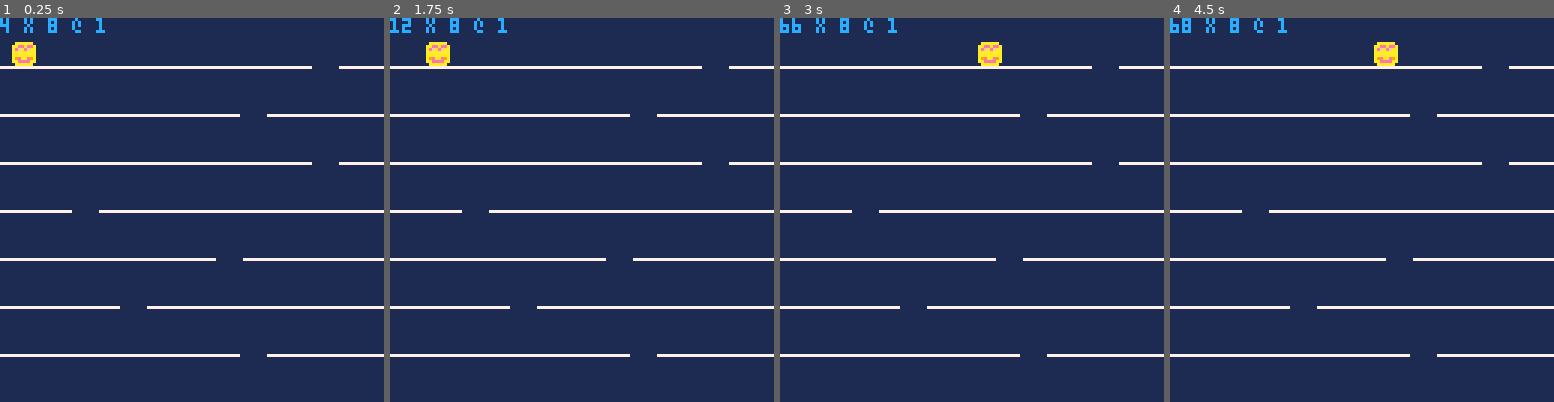
Above: before the commit, frames 1-4 (left to right).
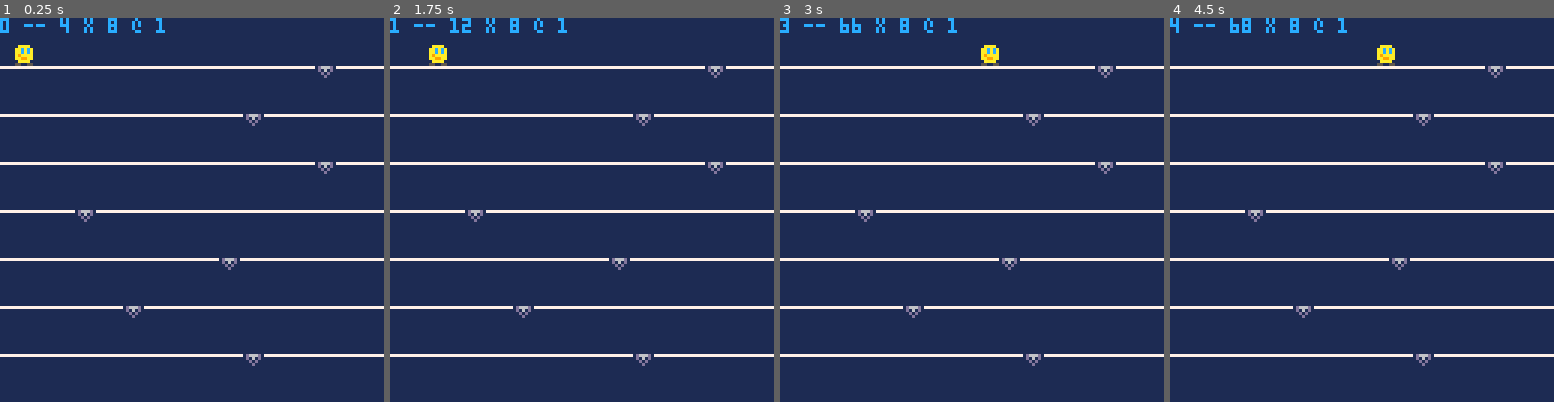
Above: after the commit, the same moments.

Repository: broquaint/pico8-carts
Game: PICO-8 cartridge firstone.p8
Same seed, same stepped clock (60 frames per second), same inputs: the game is played once before the commit and once after it.
Inputs:
- Up to frame 1 (0.25 s): no input
- Up to frame 2 (1.75 s): hold Right from 1.6 s (still down)
- Up to frame 3 (3 s): release Right at 2.1 s; hold Up 2.15-2.42 s; hold Right from 2.47 s (still down)
- Up to frame 4 (4.5 s): release Right at 3.03 s; hold Left 3.08-3.58 s; hold Right from 4.02 s (still down)

The runs differ from the first frame. In frame 1, 1.4% of the frame differs, in the area x 0-89%, y 0-91%; in frame 2, 1.5%; in frame 3, 1.4%; in frame 4, 1.5%.

Commit message:
A little more polish
Falling sound effect, sprite for gaps, sprite for the direction
faced. Still no game.

Diff:
--- a/firstone.p8
+++ b/firstone.p8
@@ -9,7 +9,9 @@
 level = 1
 jumping = false
 falling = false
+facing = 4
 dy = 0
+begin = t()
 
 function jump()
    if(dy > 0) then
@@ -46,13 +48,19 @@
 end
 
 function _update()
-   if (btn(0) and x >= 1) then x=x-2 end
-   if (btn(1) and x <= 118) then x=x+2 end
+   if (btn(0) and x >= 1) then
+      x -= 2
+      facing = 3
+   end
+   if (btn(1) and x <= 118) then
+      x += 2
+      facing = 4
+   end
 
-   if (btn(2) and y % 8 == 0) then
+   if (not falling and btn(2) and y % 8 == 0) then
       jumping = true
       dy = 0.5
---      sfx(0)
+      sfx(0)
    end
 
    local curgap = gapset[level] or {-1,-1}
@@ -60,8 +68,8 @@
       falling = true
       dy = 0.5
       level += 1
+      sfx(1)
    end
-
 
    if (jumping and not falling) then
       jump()
@@ -78,11 +86,12 @@
       local liney = iy * 16
       line(0, liney, 128, liney, 7)
       local gap=gapset[iy]
-      line(gap[1], liney, gap[2], liney, 1)
+      line(gap[1], liney, gap[2] - 1, liney, 1)
+      spr(2, gap[1], liney)
    end
 
-   spr(1, x, y)
-   print(x .. " x " .. y .. " @ " .. level, 0, 0, 12)
+   spr(facing, x, y)
+   print(flr(t() - begin) .. " -- " .. x .. " x " .. y .. " @ " .. level, 0, 0, 12)
 end
 
 gapset={}
@@ -99,13 +108,14 @@
 end
 
 __gfx__
-000000001aaaaaa10000000000000000000000000000000000000000000000000000000000000000000000000000000000000000000000000000000000000000
-00000000aaeeaeea0000000000000000000000000000000000000000000000000000000000000000000000000000000000000000000000000000000000000000
-00700700aefaefaa0000000000000000000000000000000000000000000000000000000000000000000000000000000000000000000000000000000000000000
-00077000aaaaaaaa0000000000000000000000000000000000000000000000000000000000000000000000000000000000000000000000000000000000000000
-00077000aaaaaaaa0000000000000000000000000000000000000000000000000000000000000000000000000000000000000000000000000000000000000000
-00700700a9eaae9a0000000000000000000000000000000000000000000000000000000000000000000000000000000000000000000000000000000000000000
-00000000aaeeeeaa0000000000000000000000000000000000000000000000000000000000000000000000000000000000000000000000000000000000000000
-000000001aaaaaa10000000000000000000000000000000000000000000000000000000000000000000000000000000000000000000000000000000000000000
+000000001aaaaaa171d666d111111111111111110000000000000000000000000000000000000000000000000000000000000000000000000000000000000000
+00000000aaeeaeea11d161d111aaaa1111aaaa110000000000000000000000000000000000000000000000000000000000000000000000000000000000000000
+00700700aefaefaa111d1d111acacaa11aacaca10000000000000000000000000000000000000000000000000000000000000000000000000000000000000000
+00077000aaaaaaaa1111d1111acacaa11aacaca10000000000000000000000000000000000000000000000000000000000000000000000000000000000000000
+00077000aaaaaaaa111111111aaaa9a11a9aaaa10000000000000000000000000000000000000000000000000000000000000000000000000000000000000000
+00700700a9eaae9a111111111aa99aa11aa99aa10000000000000000000000000000000000000000000000000000000000000000000000000000000000000000
+00000000aaeeeeaa1111111111aaaa1111aaaa110000000000000000000000000000000000000000000000000000000000000000000000000000000000000000
+000000001aaaaaa11111111115511551155115510000000000000000000000000000000000000000000000000000000000000000000000000000000000000000
 
 
+
Not shown, changed: the sound effects (__sfx__) section of firstone.p8
